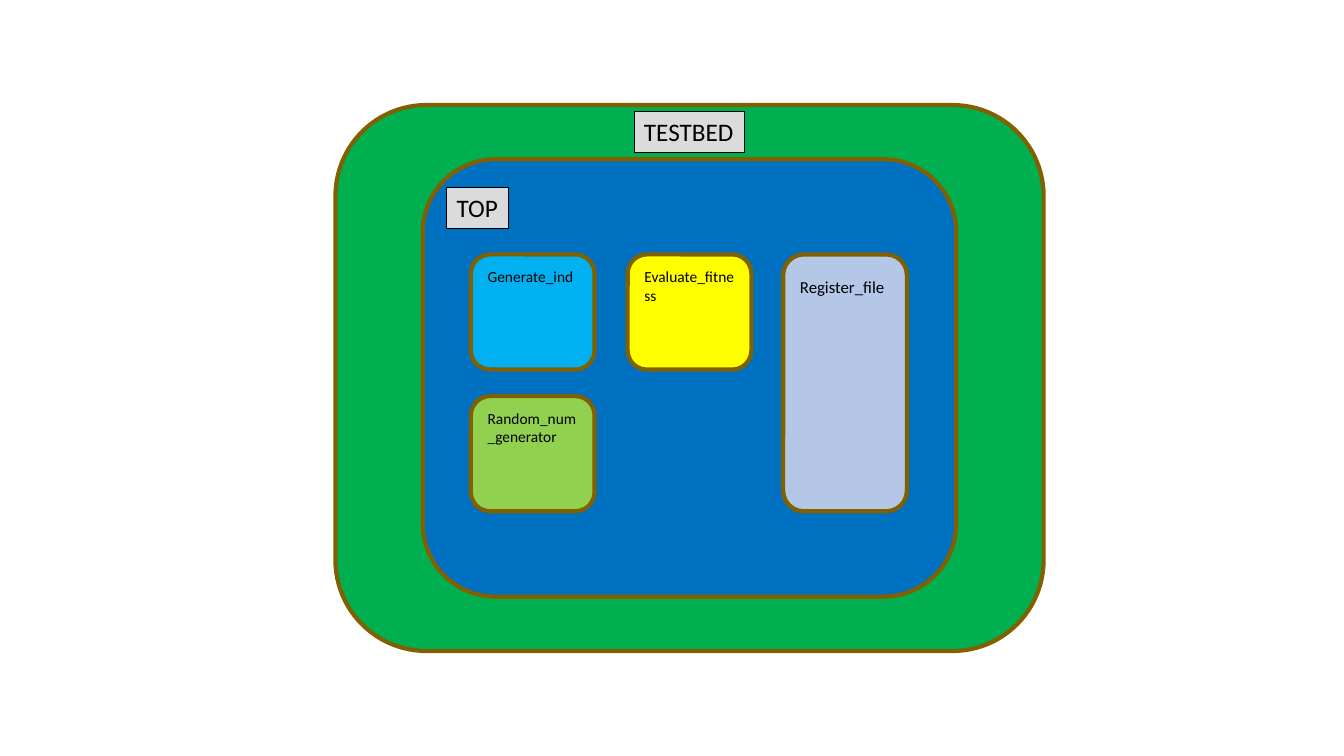
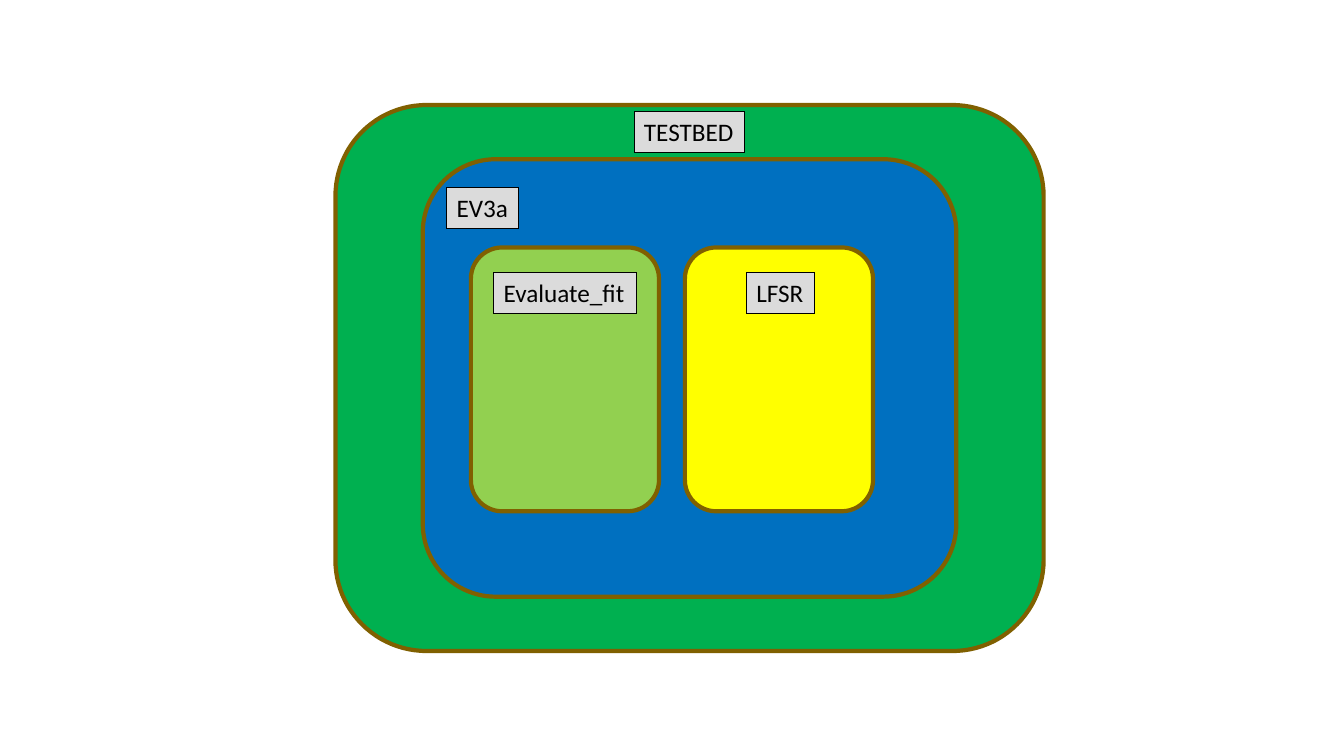
Before and after one commit to sicajc/EC_FINAL_PROJECT, a slide deck: slide 1 of EC_FINAL_PROJECT/EC_FINAL_PROJECT/doc/structure.pptx. Drawn at 1344x756 pixels with LibreOffice and Linux fonts; fonts in the diff are those of the drawing. Boxes give left, top, right and bottom in pixels: in the first picture for what was removed or moved away, otherwise in the second. Text is boxed around its words. In the diff, an @@ line names an element or a change of style, - is before the commit and + after.

```diff
--- a/EC_FINAL_PROJECT/EC_FINAL_PROJECT/doc/structure.pptx
+++ b/EC_FINAL_PROJECT/EC_FINAL_PROJECT/doc/structure.pptx
@@ rectangle "EV3a": place and size @@
-rectangle "EV3a" at <box>447,188,508,228</box>
+rectangle "EV3a" at <box>447,188,519,228</box>
@@ text in rectangle at <box>457,200,508,217</box>: text changed @@
-TOP
+EV3a
@@ rounded rectangle: place and size @@
-rounded rectangle at <box>471,396,595,511</box>
+rounded rectangle at <box>471,247,659,511</box>
@@ rounded rectangle removed at <box>471,254,595,369</box> @@
@@ rounded rectangle: place and size @@
-rounded rectangle at <box>628,254,752,369</box>
+rounded rectangle at <box>685,247,873,511</box>
@@ rounded rectangle removed at <box>783,254,907,511</box> @@
@@ text removed at <box>488,271,574,284</box> @@
-Generate_ind
@@ rectangle added at <box>494,273,636,314</box>, fill #DBDBDB, outline #000000 0.75 pt, 18 pt, text #000000 @@
+Evaluate_fit
@@ text removed at <box>644,271,734,284</box> @@
-Evaluate_fitness
@@ rectangle added at <box>746,273,814,314</box>, fill #DBDBDB, outline #000000 0.75 pt, 18 pt, text #000000 @@
+LFSR
@@ text removed at <box>800,281,884,296</box> @@
-Register_file
@@ text removed at <box>488,413,577,445</box> @@
-Random_num_generator
```
Also in this commit, not shown: 3 other slides changed, 2 slides added, 2 slides removed, 15 other files.
